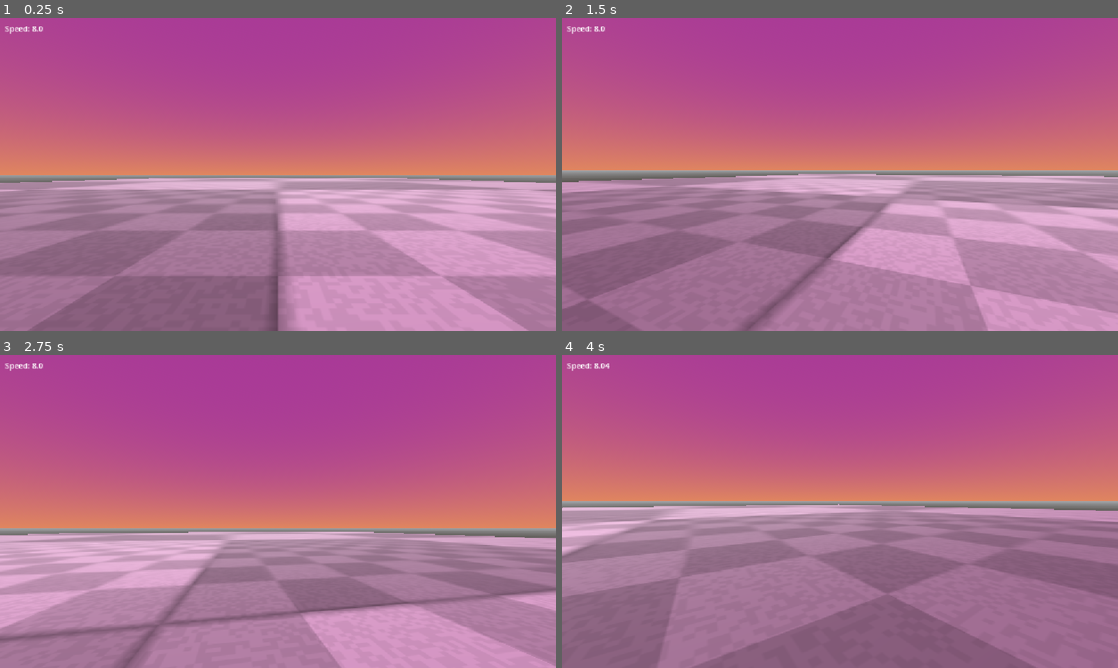
Above: before the commit, frames 1-4 (two rows, left to right).
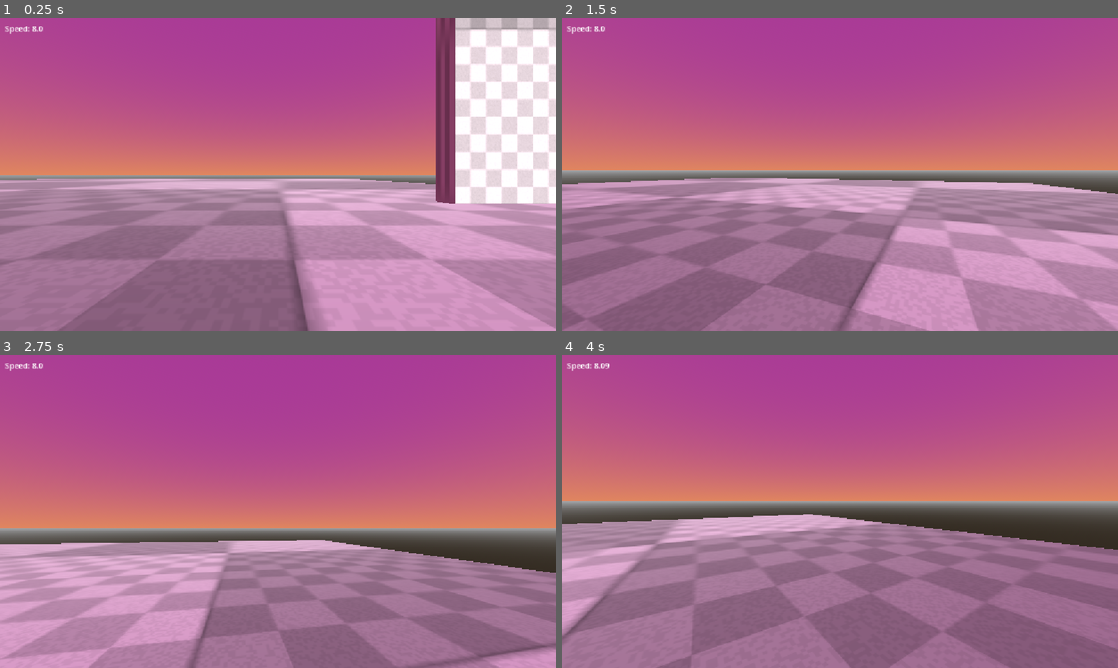
Above: after the commit, the same moments.

Repository: Emerald6468/SeniorGame
Game: Godot game, scene res://Scenes/Testing/ZanderTests/BasicMovementTest.tscn
Two runs of this game, one before a commit and one after it. Both use one fixed random seed, a clock stepped at 60 frames per second and the inputs below.
Inputs (mouse positions are in pixels of both pictures, inside the frame that each line leads up to):
- Up to frame 1 (0.25 s): no input
- Up to frame 2 (1.5 s): tap Enter at 0.5 s; move the mouse to (867, 174) at 0.52 s; hold W (Forward) from 0.53 s (still down); tap Space (Jump) at 0.6, 0.77, 1.07 s; move the mouse to (812, 174) at 1.27 s; tap Shift (Slide) at 1.35 s
- Up to frame 3 (2.75 s): keep holding W (Forward); tap Space (Jump) at 1.52, 1.55, 1.82, 2.1 s; move the mouse to (289, 505) at 2.02 s
- Up to frame 4 (4 s): keep holding W (Forward); move the mouse to (834, 517) at 2.77 s; tap Shift (Slide) at 2.85 s; tap Space (Jump) at 3.02, 3.05, 3.32, 3.6, 3.77 s; move the mouse to (878, 514) at 3.52 s

The runs differ from the first frame. In frame 1, 21% of the frame differs, in the area x 0-100%, y 0-100%; in frame 2, 23%; in frame 3, 24%, in the area x 0-100%, y 56-100%; in frame 4, 21%.

Commit message:
wall jumping turned out to be super easy

Diff:
--- a/senior-project/Scenes/Testing/ZanderTests/BasicMovementTest.tscn
+++ b/senior-project/Scenes/Testing/ZanderTests/BasicMovementTest.tscn
@@ -2,6 +2,9 @@
 
 [ext_resource type="PackedScene" uid="uid://q1bcuxedsge5" path="res://Scenes/Prefabs/player.tscn" id="1_05r2y"]
 [ext_resource type="Texture2D" uid="uid://c50dme8fkyjf1" path="res://Assets/templategrid_albedo.png" id="1_aaow1"]
+
+[sub_resource type="StandardMaterial3D" id="StandardMaterial3D_gl5sm"]
+albedo_texture = ExtResource("1_aaow1")
 
 [sub_resource type="StandardMaterial3D" id="StandardMaterial3D_05r2y"]
 albedo_texture = ExtResource("1_aaow1")
@@ -17,14 +20,17 @@
 background_mode = 2
 sky = SubResource("Sky_riqys")
 
+[sub_resource type="StandardMaterial3D" id="StandardMaterial3D_qv700"]
+albedo_texture = ExtResource("1_aaow1")
+
 [node name="BasicMovementTest" type="Node3D" unique_id=1730153282]
 
 [node name="Player" parent="." unique_id=469422006 instance=ExtResource("1_05r2y")]
-transform = Transform3D(1, 0, 0, 0, 1, 0, 0, 0, 1, 0, 2.2951248, 0)
+transform = Transform3D(1, 0, 0, 0, 1, 0, 0, 0, 1, 24.699963, 2.2951248, -24.407276)
 
 [node name="Floor" type="CSGBox3D" parent="." unique_id=633388165]
 transform = Transform3D(1, 0, 0, 0, 1, 0, 0, 0, 1, 0, 0, -45.62406)
-material_override = SubResource("StandardMaterial3D_05r2y")
+material_override = SubResource("StandardMaterial3D_gl5sm")
 use_collision = true
 size = Vector3(100, 2, 100)
 
@@ -39,3 +45,27 @@
 
 [node name="DirectionalLight3D" type="DirectionalLight3D" parent="." unique_id=1615992708]
 transform = Transform3D(1, 0, 0, 0, 0.9882916, 0.15257694, 0, -0.15257694, 0.9882916, 0, 6.1631517, 0)
+
+[node name="Wall" type="CSGBox3D" parent="." unique_id=493814638]
+transform = Transform3D(-4.371139e-08, 0, 1, 0, 1, 0, -1, 0, -4.371139e-08, 80.715294, 5.1952662, -18.624264)
+material_override = SubResource("StandardMaterial3D_qv700")
+use_collision = true
+size = Vector3(1, 7.815857, 62.933)
+
+[node name="Wall2" type="CSGBox3D" parent="." unique_id=1209432615]
+transform = Transform3D(-4.371139e-08, 0, 1, 0, 1, 0, -1, 0, -4.371139e-08, 80.715294, 5.1952662, -9.436257)
+material_override = SubResource("StandardMaterial3D_qv700")
+use_collision = true
+size = Vector3(1, 7.815857, 62.933)
+
+[node name="Wall3" type="CSGBox3D" parent="." unique_id=1514548959]
+transform = Transform3D(-4.371139e-08, 0, 1, 0, 1, 0, -1, 0, -4.371139e-08, 45.33594, 16.059425, -33.50002)
+material_override = SubResource("StandardMaterial3D_qv700")
+use_collision = true
+size = Vector3(1, 29.544174, 26.378)
+
+[node name="Wall4" type="CSGBox3D" parent="." unique_id=1784821640]
+transform = Transform3D(-4.371139e-08, 0, 1, 0, 1, 0, -1, 0, -4.371139e-08, 45.33594, 16.059425, -27.930752)
+material_override = SubResource("StandardMaterial3D_qv700")
+use_collision = true
+size = Vector3(1, 29.544174, 26.378)
--- a/senior-project/Scripts/player.gd
+++ b/senior-project/Scripts/player.gd
@@ -2,7 +2,7 @@
 
 #Base Speed
 const SPEED = 8.0
-const JUMP_VELOCITY = 4.5
+const JUMP_VELOCITY = 6.0
 
 #Flexible Speed
 var cur_speed
@@ -34,6 +34,10 @@
 var crouch_diff = .25
 var slide_diff = .45
 
+#Wall Jumping
+var last_collision
+var last_wall_jumped
+var block_walls = false
 
 #Camera
 var mouse_sensitivity = 0.4
@@ -108,16 +112,29 @@
 		coyote_time_available = true
 		was_on_ground = true
 		c_start = false
+		block_walls = false
 	elif coyote_time_available and was_on_ground :
 		coyote_time()
 		was_on_ground = false
 	else: was_on_ground = false
+	#JUMPS
+	if get_slide_collision_count() > 0: last_collision = get_last_slide_collision().get_collider()
 	#Normal Jump
 	if Input.is_action_just_pressed("Jump") and (is_on_floor() or coyote_time_available):
 		coyote_time_available = false
 		jump.play()
 		velocity.y = JUMP_VELOCITY
-	#print(str(coyote_time_available))
+
+	#Wall Jump
+	elif Input.is_action_just_pressed("Jump") and is_on_wall_only():
+		if last_wall_jumped != last_collision or !block_walls:
+			print("walljump")
+			block_walls = true
+			last_wall_jumped = last_collision
+			print(str(last_wall_jumped))
+			jump.play()
+			velocity.y = JUMP_VELOCITY
+		#print(str(coyote_time_available))
 #endregion
 
 	# Get the input direction and handle the movement/deceleration.
